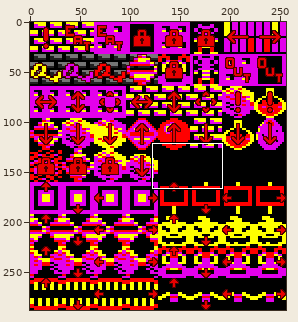
Sprite sheet: rocksndiamonds/artwork/files.static/gfx_gdash_boulder_dash_1/graphics/c64_gfx_editor.png. The picture above shows the old version from afar; the outline marks the close-up.
Close-up. Before the commit:
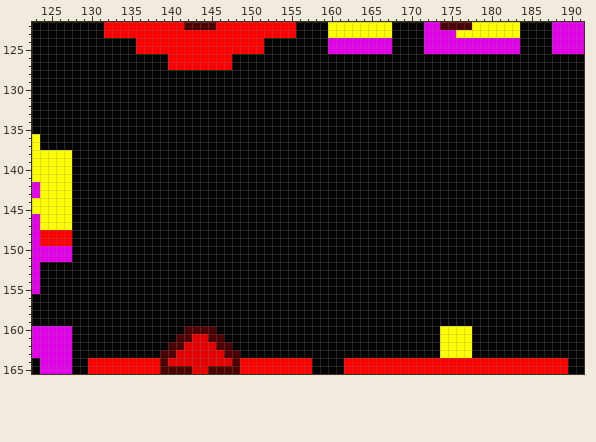
The file is 256x288 pixels. Shown: x 123..191, y 122..165.
New version:
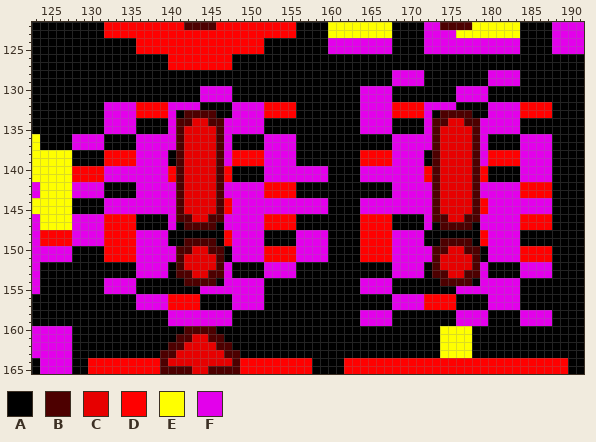
Palette (. is transparent): A #000000  B #4d0000  C #e70000  D #ff0000  E #ffff00  F #e300eb
Message: added editor graphics for falling grass ball and falling loose grass
From old to new:
Colour A gives way to colour B in row 133 at x 142 to 145 and 174 to 177; in row 134 at x 141 to 142, 145 to 146, 173 to 174 and 177 to 178; in rows 135 to 145 at x 141, 146, 173 and 178; in row 146 at x 141 to 142, 145 to 146, 173 to 174 and 177 to 178; in row 147 at x 142 to 145 and 174 to 177; in row 149 at x 142 to 145 and 174 to 177.
Colour A gives way to colour B in row 150 at x 141 to 142, 145 to 146, 173 to 174 and 177 to 178; in rows 151 to 152 at x 141, 146, 173 and 178; in row 153 at x 141 to 142, 145 to 146, 173 to 174 and 177 to 178; in row 154 at x 142 to 145 and 174 to 177.
Colour A gives way to colour C in row 134 at x 143 to 144 and 175 to 176; in rows 135 to 145 at x 142 to 145 and 174 to 177; in row 146 at x 143 to 144 and 175 to 176; in row 150 at x 143 to 144 and 175 to 176; in rows 151 to 152 at x 142 to 145 and 174 to 177; in row 153 at x 143 to 144 and 175 to 176.
Colour A gives way to colour D in rows 132 to 133 at x 136 to 139, 152 to 155, 168 to 171 and 184 to 187; in rows 138 to 139 at x 132 to 135, 148 to 151, 164 to 167 and 180 to 183; in rows 140 to 141 at x 128 to 131, 140, 147, 172 and 179; in rows 142 to 143 at x 152 to 155 and 184 to 187; in rows 144 to 145 at x 147 and 179; in rows 146 to 147 at x 132 to 135, 152 to 155, 164 to 167 and 184 to 187.
Colour A gives way to colour D in rows 148 to 149 at x 132 to 135, 147, 164 to 167 and 179; in rows 150 to 151 at x 132 to 135, 152 to 155, 164 to 167 and 184 to 187; in rows 156 to 157 at x 140 to 143 and 172 to 175.
Colour A gives way to colour F in rows 128 to 129 at x 168 to 171 and 180 to 183; in rows 130 to 131 at x 144 to 147, 164 to 167 and 176 to 179; in row 132 at x 132 to 135, 140 to 143, 148 to 151, 164 to 167, 172 to 175 and 180 to 183; in row 133 at x 132 to 135, 140, 148 to 151, 164 to 167, 172 and 180 to 183; in rows 134 to 135 at x 132 to 135, 140, 147 to 151, 164 to 167, 172 and 179 to 183; in rows 136 to 137 at x 128 to 131, 136 to 140, 147, 152 to 155, 168 to 172, 179 and 184 to 187.
Colour A gives way to colour F in rows 138 to 139 at x 136 to 139, 147, 152 to 155, 168 to 171, 179 and 184 to 187; in rows 140 to 141 at x 132 to 139, 152 to 159, 164 to 171 and 184 to 187; in rows 142 to 143 at x 128 to 131, 136 to 140, 147 to 151, 168 to 172 and 179 to 183; in rows 144 to 145 at x 132 to 140, 148 to 159, 164 to 172 and 180 to 187; in rows 146 to 147 at x 128 to 131, 140, 147 to 151, 172 and 179 to 183; in rows 148 to 149 at x 128 to 131, 136 to 139, 148 to 151, 156 to 159, 168 to 171 and 180 to 183.
Colour A gives way to colour F in rows 150 to 151 at x 136 to 140, 148 to 151, 156 to 159, 168 to 172 and 180 to 183; in rows 152 to 153 at x 136 to 139, 147, 152 to 155, 168 to 171, 179 and 184 to 187; in row 154 at x 132 to 135, 147 to 151, 164 to 167 and 179 to 183; in row 155 at x 132 to 135, 144 to 151, 164 to 167 and 176 to 183; in rows 156 to 157 at x 136 to 139, 148 to 151, 168 to 171 and 180 to 183; in rows 158 to 159 at x 140 to 147, 164 to 167, 176 to 179 and 184 to 187.
Boxes around the changes in both close-ups, in picture pixels (x1, y1, x2, y2):
changed: (72, 70, 552, 326)
